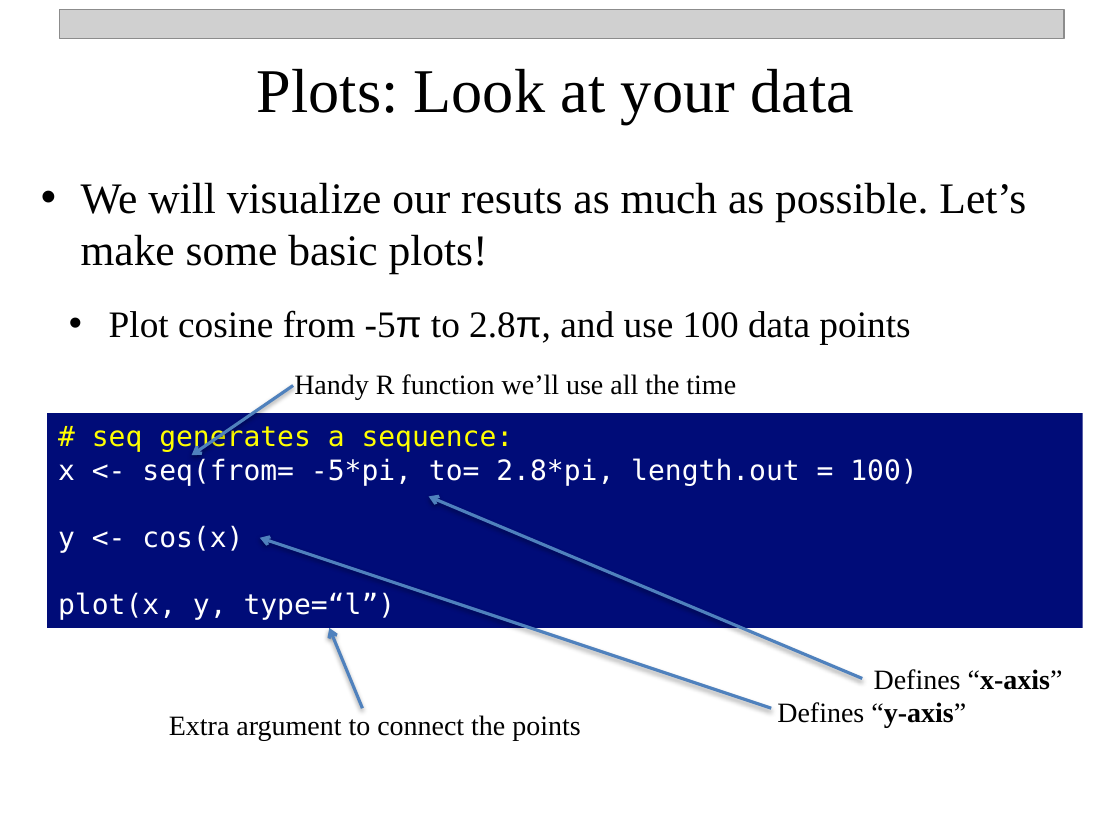
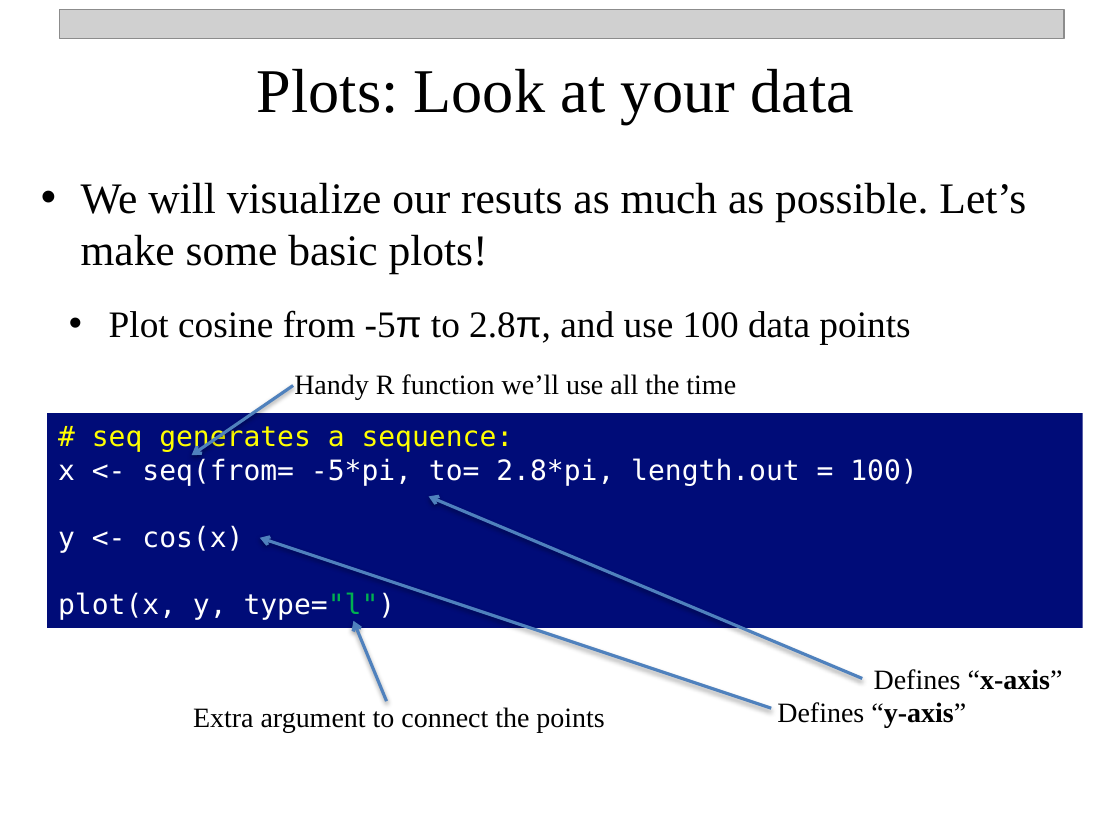
Before and after one commit to npetraco/workshop21, a slide deck: slide 10 of notes/day_1.pptx. Drawn at 1120x840 pixels with LibreOffice and Linux fonts; fonts in the diff are those of the drawing; grey boxes stand for pictures. Boxes give left, top, right and bottom in pixels: in the first picture for what was removed or moved away, otherwise in the second. Text is boxed around its words. In the diff, an @@ line names an element or a change of style, - is before the commit and + after.

```diff
--- a/notes/day_1.pptx
+++ b/notes/day_1.pptx
@@ text in rectangle at [58,592,396,620]: text changed @@
-plot(x, y, type=“l”)
+plot(x, y, type="l")
@@ arrow moved from (363, 708) - (329, 628) to (386, 701) - (354, 620) @@
@@ text "Extra argument to connect the ...": place and size @@
-text "Extra argument to connect the ..." at [169,715,580,740]
+text "Extra argument to connect the ..." at [193,707,604,733]
```
Also in this commit, not shown: 8 other slides changed, 4 other files.
